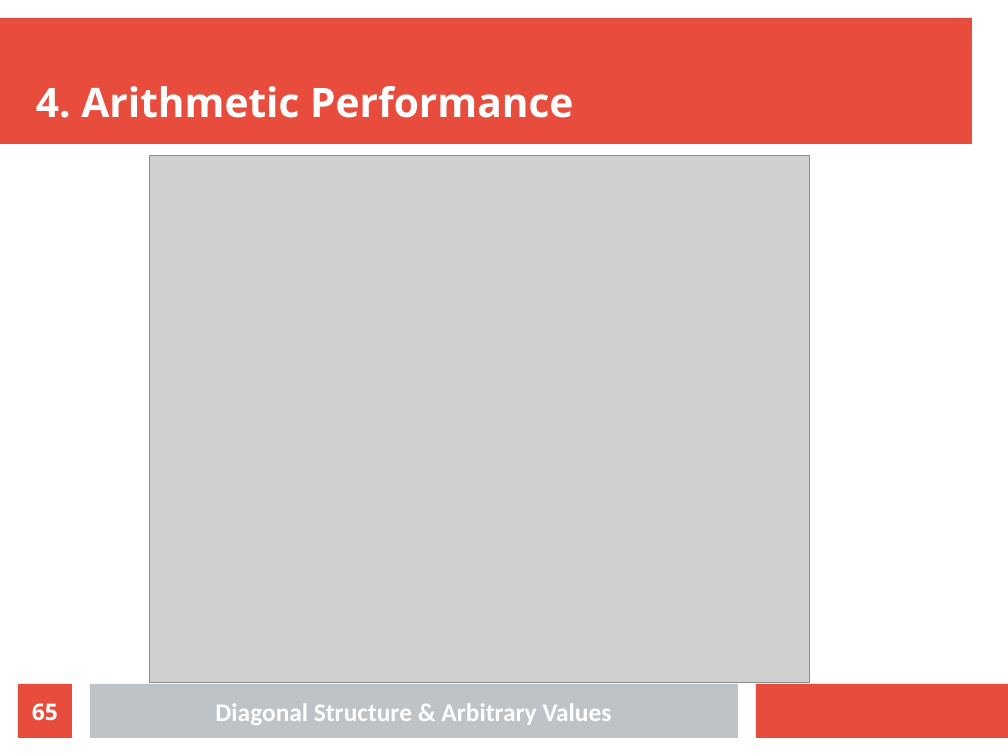
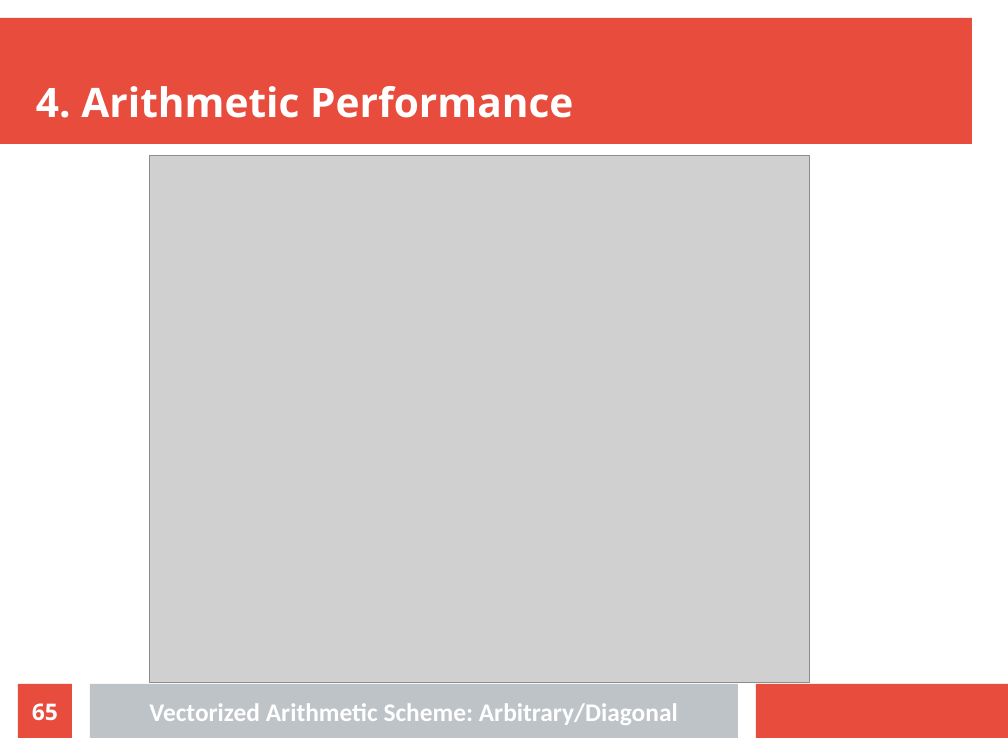
Before and after one commit to slavistan/mscthesis, a slide deck: slide 65 of colloq.odp. Drawn at 1008x756 pixels with LibreOffice and Linux fonts; fonts in the diff are those of the drawing; grey boxes stand for pictures. Boxes give left, top, right and bottom in pixels: in the first picture for what was removed or moved away, otherwise in the second. Text is boxed around its words. In the diff, an @@ line names an element or a change of style, - is before the commit and + after.

```diff
--- a/colloq.odp
+++ b/colloq.odp
@@ text at (149, 703, 678, 725): text changed @@
-Diagonal Structure & Arbitrary Values
+Vectorized Arithmetic Scheme: Arbitrary/Diagonal
```
Also in this commit, not shown: 16 other slides changed, 1 other file.
